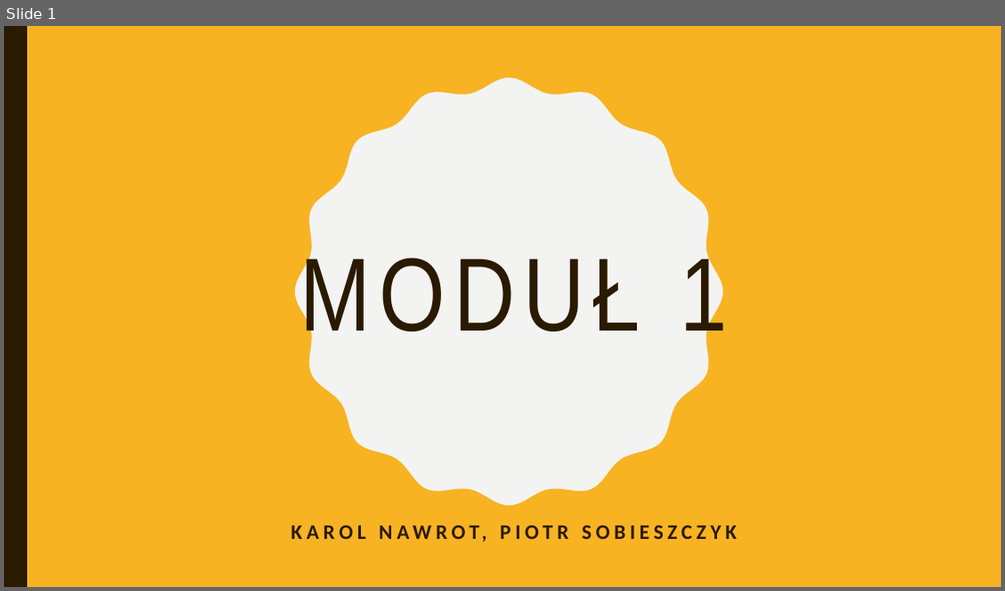
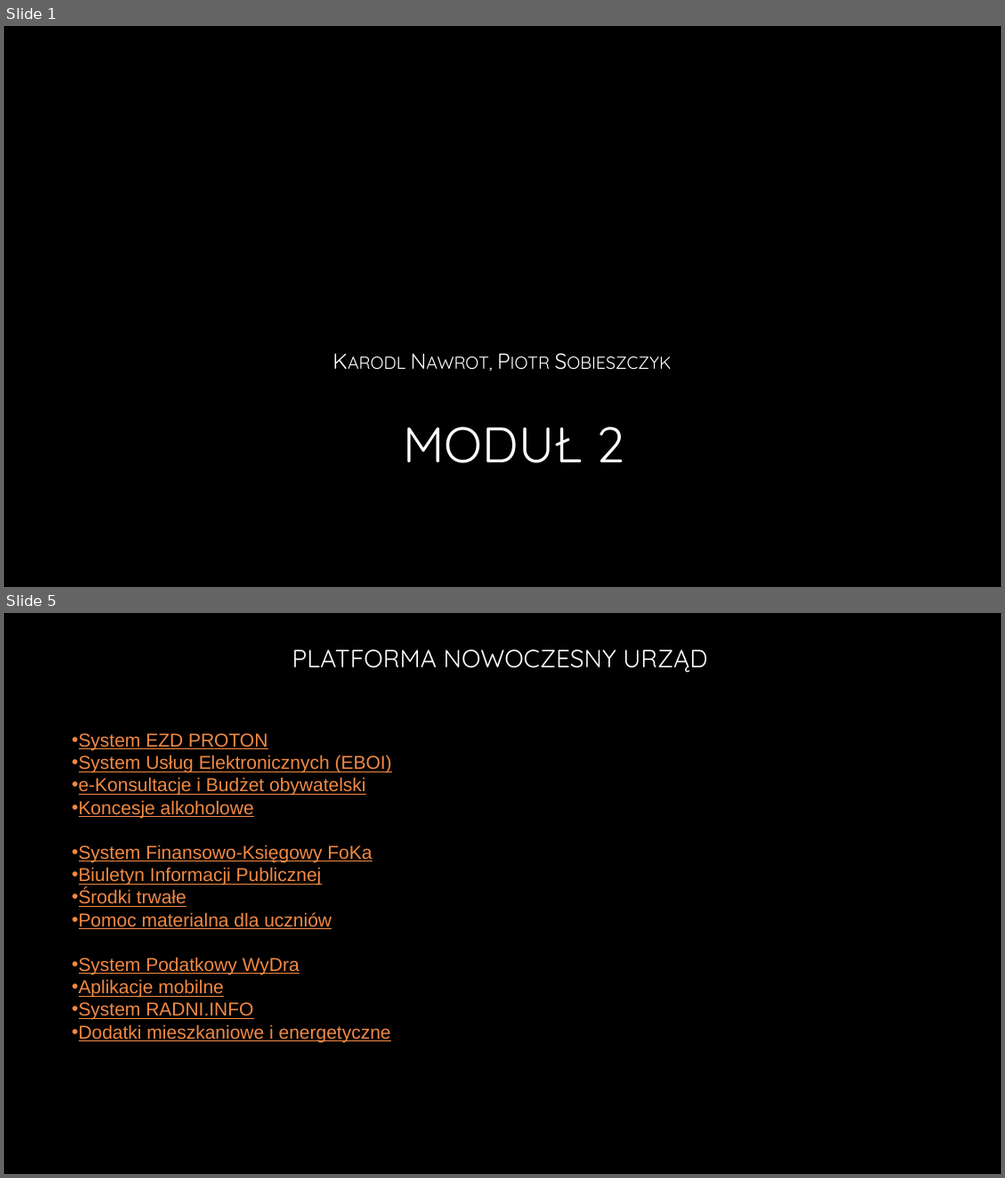
Before and after one commit to Sobiechh/ZSI, a slide deck: MODUL 2/Moduł2.pptx. Shown one above the other, each under a label of ours: slide 1 before the commit, slides 1 and 5 after it; the slides between them are not shown. The pictures are 1005x591 and 1005x1178 pixels, drawn with LibreOffice and Linux fonts; fonts in the diff are those of the drawing; background and template pictures are left out. Boxes give left, top, right and bottom in pixels: in the first picture for what was removed or moved away, otherwise in the second. Text is boxed around its words. In the diff, an @@ line names an element or a change of style, - is before the commit and + after.

```diff
--- a/MODUL 2/Moduł2.pptx
+++ b/MODUL 2/Moduł2.pptx
@@ slide 5 added at [4, 613, 1001, 1174], background picture (left out) @@
@@ text added at [292, 649, 707, 673], 24 pt, text #FFFFFF @@
+PLATFORMA NOWOCZESNY URZĄD
@@ text added at [72, 733, 392, 1042], 18 pt, text #F28943, underline @@
+• System EZD PROTON
+• System Usług Elektronicznych (EBOI)
+• e-Konsultacje i Budżet obywatelski
+• Koncesje alkoholowe
+• System Finansowo-Księgowy FoKa
+• Biuletyn Informacji Publicznej
+• Środki trwałe
+• Pomoc materialna dla uczniów
+• System Podatkowy WyDra
+• Aplikacje mobilne
+• System RADNI.INFO
+• Dodatki mieszkaniowe i energetyczne
@@ slide 1 changed as well @@
@@ background #F8B323 to picture (left out) @@
@@ rectangle removed at [4, 26, 27, 587] @@
@@ freeform shape removed at [295, 78, 723, 506] @@
@@ title "MODUŁ 2" at [404, 426, 625, 463]: vertical alignment middle to bottom @@
@@ subtitle at [146, 344, 857, 499]: text changed; size 20 to 21 pt; font Calibri to Quicksand; text colour #2A1A00 to gradient #FFFFFF to #BFBFBF; bold off @@
-KAROL NAWROT, PIOTR SOBIESZCZYK
+Karodl Nawrot, Piotr Sobieszczyk
@@ title at [404, 426, 625, 463]: text changed; size 100 to 48 pt; font Arial Narrow to Quicksand; text colour #2A1A00 to gradient #FFFFFF to #A6A6A6 @@
-MODUŁ 1
+MODUŁ 2
```
Also in this commit, not shown: 15 other slides added, 12 slides removed, 2 other files.
